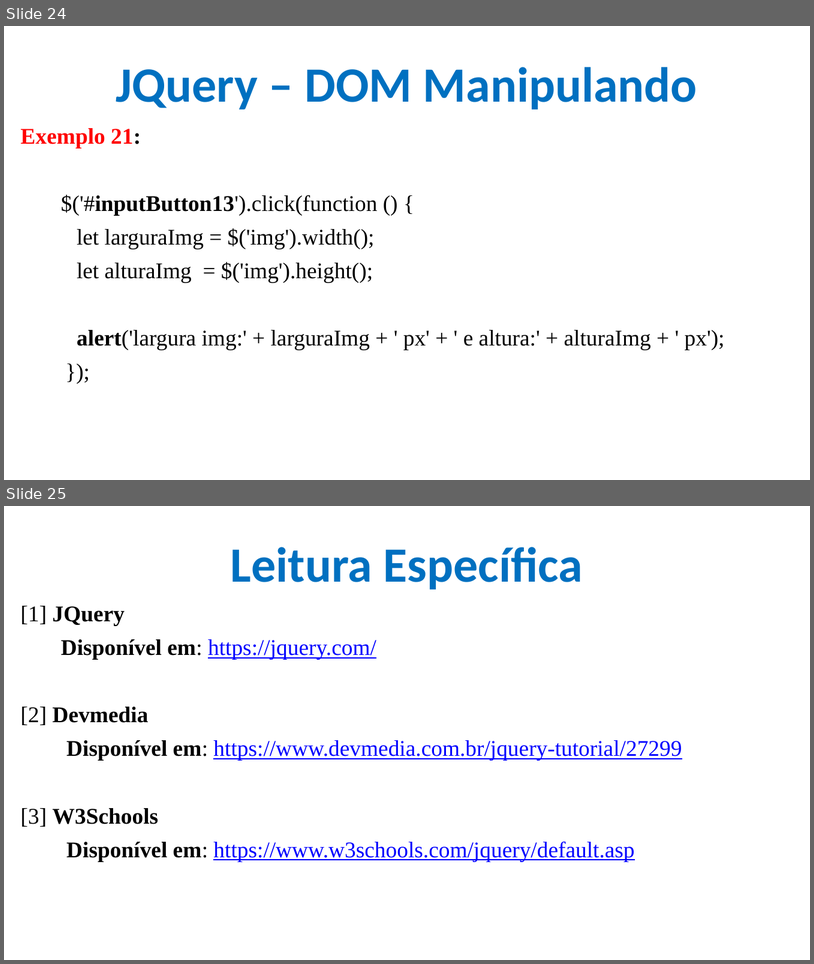
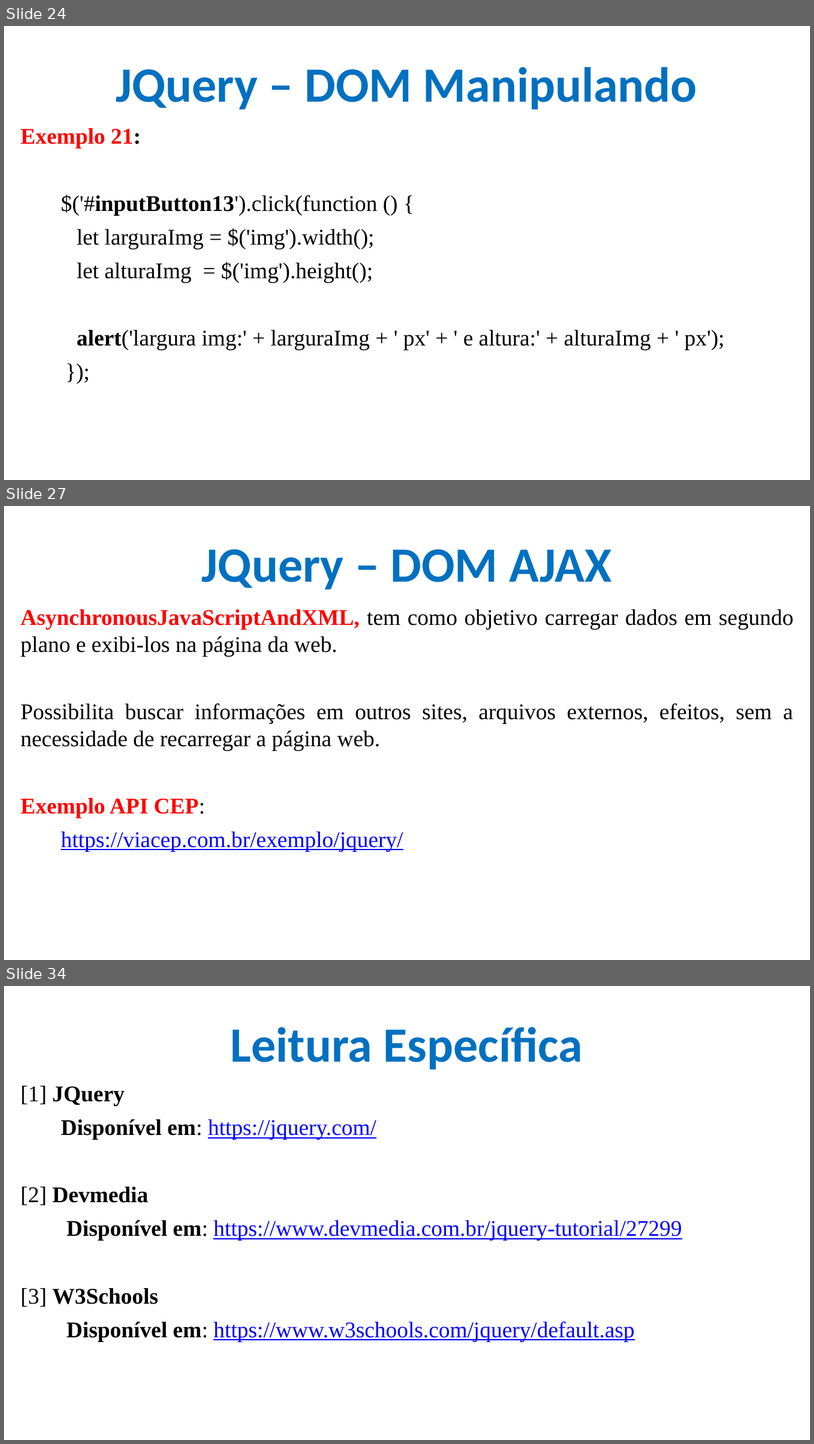
Before and after one commit to CloudEducationBrazil/WydenDesenvolvimentoWebPHP, a slide deck: 01 Classes/Aula 11 Desenvolvimento Web PHP - JQuery.pptx. Shown one above the other, each under a label of ours: slides 24 and 25 before the commit, slides 24, 27 and 34 after it; the slides between them are not shown. The pictures are 814x964 and 814x1444 pixels, drawn with LibreOffice and Linux fonts; fonts in the diff are those of the drawing; background and template pictures are left out. Boxes give left, top, right and bottom in pixels: in the first picture for what was removed or moved away, otherwise in the second. Text is boxed around its words. In the diff, an @@ line names an element or a change of style, - is before the commit and + after.

Commit message:
ppt DOM JQuery

```diff
--- a/01 Classes/Aula 11 Desenvolvimento Web PHP - JQuery.pptx
+++ b/01 Classes/Aula 11 Desenvolvimento Web PHP - JQuery.pptx
@@ slide 27 added at (4,506,810,960), background picture (left out) @@
@@ title added at (201,549,612,589), 44 pt, text #0070C0, bold @@
+JQuery – DOM AJAX
@@ text added at (21,609,794,851), 20 pt, text #000000 @@
+AsynchronousJavaScriptAndXML, tem como objetivo carregar dados em segundo plano e exibi-los na página da web.
+Possibilita buscar informações em outros sites, arquivos externos, efeitos, sem a necessidade de recarregar a página web.
+Exemplo API CEP:
+https://viacep.com.br/exemplo/jquery/
@@ what was slide 25 is now slide 34 @@
```
Also in this commit, not shown: 8 other slides added, 3 other files.
